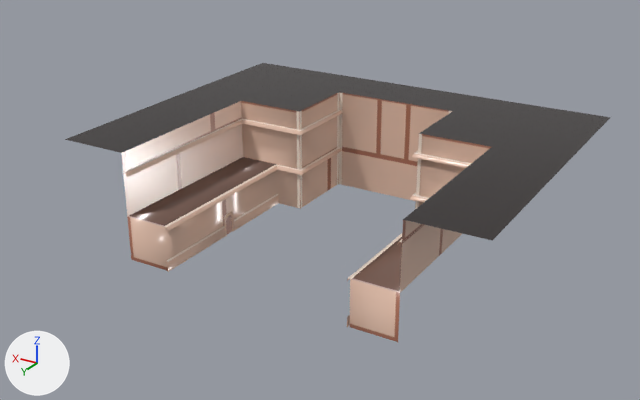
One commit to the FBX model Assets/People/RJ/Level/[export]/walls.fbx: the scene before it, then after it.
The view is the same before and after, from a 50 mm lens placed at (-66.4, 136.1, 63.8), pointed at (3.9, 18.9, 5.2). Arrows for +X, +Y and +Z are at lower left; the lights stay in place. Where no turn or scale is listed for an object, it has been applied to the vertices. Vertices at the same position are counted once.

Objects in the first picture: 'walls'.
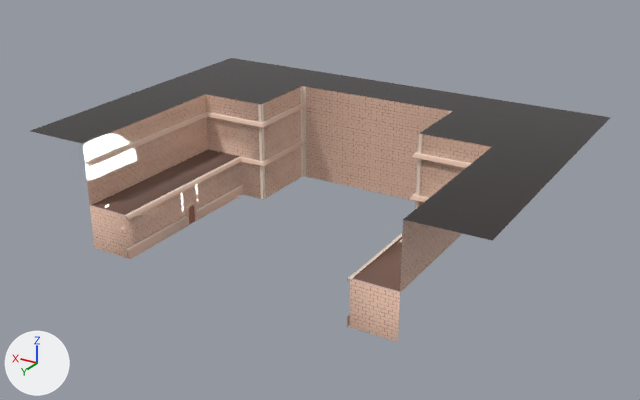
The newer file is also turned or shifted as a whole; pictures and numbers use the older file's frame.

Boxes [x1, y1, x2, y2] around the edits, measured in the pictures (640 x 400 px; the box of a moved part takes in the faces that stretch with it):
'walls', reshaped (6% wider)
    before: [65, 63, 611, 342]
    after: [31, 58, 611, 342]
part 1 of me_mesh, moved or reshaped
    before: [123, 120, 243, 177]
    after: [124, 157, 241, 220]
part 2 of me_mesh, moved or reshaped
    before: [164, 164, 278, 231]
    after: [86, 112, 207, 167]
part 3 of me_mesh, moved or reshaped
    before: [167, 226, 225, 272]
    after: [127, 216, 188, 260]
part 4 of me_mesh, moved or reshaped
    before: [234, 194, 279, 231]
    after: [197, 185, 243, 221]
part 5 of me_mesh, moved or reshaped
    before: [296, 111, 302, 209]
    after: [258, 104, 266, 200]
part 6 of me_mesh, moved or reshaped
    before: [336, 92, 343, 185]
    after: [300, 86, 306, 177]
part 7 of me_mesh, moved or reshaped
    before: [240, 110, 342, 135]
    after: [205, 103, 306, 128]
part 8 of me_mesh, moved or reshaped
    before: [277, 147, 342, 175]
    after: [240, 140, 306, 167]
part 9 of me_mesh, moved or reshaped
    before: [226, 216, 232, 234]
    after: [189, 206, 195, 225]
part 10 of me_mesh, moved or reshaped
    before: [65, 63, 476, 236]
    after: [31, 58, 476, 226]
part 11 of me_mesh, surface changed (brown to beige)
    before: [299, 93, 418, 207]
    after: [263, 86, 417, 201]
part 12 of me_mesh, recoloured (brown to beige)
    before: [121, 92, 491, 342]
    after: [83, 86, 491, 342]

The change, as a diff of the scene's bpy script:
```diff
--- a/Assets/People/RJ/Level/[export]/walls.fbx.py
+++ b/Assets/People/RJ/Level/[export]/walls.fbx.py
@@ mat_material__196 @@
+mat_material__196 = principled_material('Material #196')
+mat_material__196.texture = img_01_png  # with its transparency
+mat_material__196.roughness = 0.0
@@ mat_material__1291 @@
+mat_material__1291 = principled_material('Material #1291')
+mat_material__1291.texture = img_floor01_png  # with its transparency
+mat_material__1291.roughness = 0.0
@@ mat_walls @@
+mat_walls = bpy.data.materials.new('Walls')
+# uses the picture img_walls01_png
@@ me_mesh @@
 # used by ob_walls; location = (0.0, 0.0, 0.0)
-me_mesh.from_pydata(...)  # 547 vertices, 594 faces; spans x -35.1..35.1, y -10.4..44.5, z 0.0..18.0
-me_mesh.materials.append(mat_material__54)  # picture img_floor01_png
-me_mesh.materials.append(mat_material__2)  # picture img_01_png
+me_mesh.from_pydata(...)  # 547 vertices, 594 faces; spans x -35.1..43.0, y -10.4..44.5, z 0.0..18.0
+# me_mesh part 1: the loose piece of 6 vertices spanning x 22.7..23.4, y 13.6..44.2, z 14.1..14.7 is moved by (0.6, 0.0, -7.3), in mat_material__196 (picture img_01_png)
+# me_mesh part 2: the loose piece of 6 vertices spanning x 15.4..16.1, y 13.6..44.2, z 6.8..7.5 is moved by (15.2, 0.0, 7.3), in mat_material__196 (picture img_01_png)
+# me_mesh part 3: the loose piece of 9 vertices spanning x 15.7..16.0, y 29.7..44.5, z 0.0..1.9 is moved by (7.9, 0.0, 0.0), in mat_material__196 (picture img_01_png)
+# me_mesh part 4: the loose piece of 9 vertices spanning x 15.8..16.0, y 13.5..27.2, z 0.0..1.9 is moved by (7.9, 0.0, 0.0), in mat_material__196 (picture img_01_png)
+# me_mesh part 5: the loose piece of 12 vertices spanning x 11.1..11.7, y 13.0..13.6, z 0.0..18.0 is moved by (7.9, 0.0, 0.0), in mat_material__196 (picture img_01_png)
+# me_mesh part 6: the loose piece of 12 vertices spanning x 10.4..11.2, y 0.0..0.7, z 0.0..18.0 is moved by (7.9, 0.0, 0.0), in mat_material__196 (picture img_01_png)
+# me_mesh part 7: the loose piece of 15 vertices spanning x 10.4..23.5, y 0.0..14.3, z 14.1..14.8 is moved by (7.9, 0.0, 0.0), in mat_material__196 (picture img_01_png)
+# me_mesh part 8: the loose piece of 15 vertices spanning x 10.4..16.1, y 0.0..14.3, z 6.8..7.5 is moved by (7.9, 0.0, 0.0), in mat_material__196 (picture img_01_png)
+# me_mesh part 9: the loose piece of 14 vertices spanning x 15.9..16.0, y 27.6..29.3, z 0.0..3.3 is moved by (7.9, 0.0, 0.0), in mat_material__196 (picture img_01_png)
+# me_mesh part 10: 49 vertices moved from x 0.0..35.1, y -10.4..44.2, z 0.0..18.0 to x 4.0..43.0, y -10.4..44.2, z 0.0..18.0; 24 vertices removed from x 15.7..16.0, y 27.2..29.7, z 0.0..3.8; 24 vertices added at x 23.7..23.9, y 27.2..29.7, z 0.0..3.8
+# me_mesh part 11: 8 kept faces spanning x -11.2..19.1, y 0.0..13.6, z 0.0..18.0 get new texture (UV) coordinates
+# me_mesh part 12: 88 faces spanning x -23.4..31.3, y 0.0..44.2, z 0.0..18.0 switch from mat_material__53 (picture img_walls01_png) to mat_walls
+me_mesh.materials.append(mat_material__196)  # picture img_01_png
+me_mesh.materials.append(mat_material__1291)  # picture img_floor01_png
```
